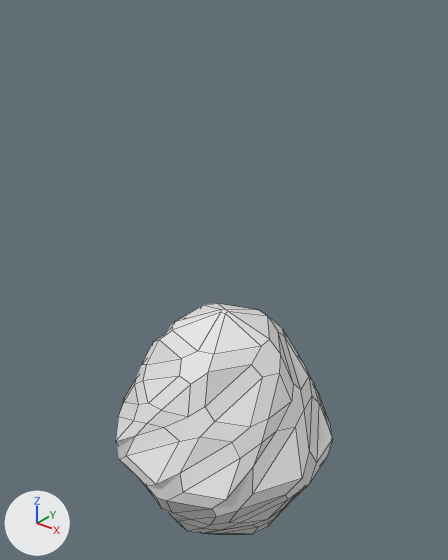
An edit to the FBX model Icebound Quest URP/Assets/_Icebound Cuest/Assets/Models/Scenery/Floating_Crystal.fbx, drawn before and after from the same camera.
The view is the same before and after, from a camera (50 mm lens) standing at (2.73, -3.41, 3.51) and looking at (-0.07, 0.09, 1.34). Every picture has the same lights, and +X, +Y and +Z are marked at lower left. Mesh edges are drawn as thin lines.

The first picture shows 'Floating_Crystal'.
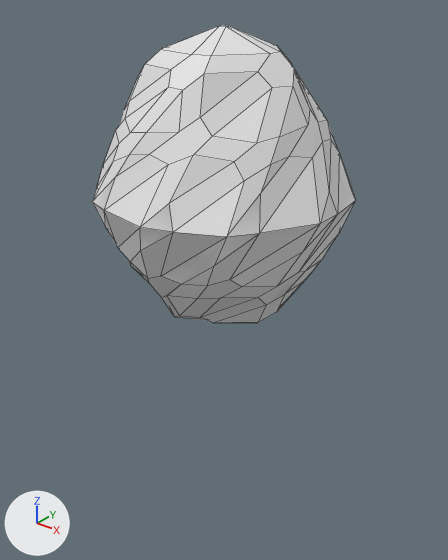
Changed parts and their boxes [x1, y1, x2, y2] in the pictures (448 x 560 px; the box of a moved part takes in the faces that stretch with it):
'Floating_Crystal', reshaped, moved (21% wider, 29% taller): before [115, 303, 333, 534]; after [92, 25, 356, 323]
part 1 of me_icosphere, moved or reshaped: before [115, 381, 333, 534]; after [92, 140, 356, 320]
part 2 of me_icosphere, surface changed: before [124, 303, 319, 534]; after [104, 25, 339, 323]

Diff of the bpy script that builds the scene:
```diff
--- a/Icebound Quest URP/Assets/_Icebound Cuest/Assets/Models/Scenery/Floating_Crystal.fbx.py
+++ b/Icebound Quest URP/Assets/_Icebound Cuest/Assets/Models/Scenery/Floating_Crystal.fbx.py
@@ me_icosphere @@
 # used by ob_floating_crystal; location = (0.0, 0.0, 0.0)
-me_icosphere.from_pydata(...)  # 240 vertices, 242 faces; spans x -0.94..0.95, y -0.94..0.95, z -1.06..1.12
+me_icosphere.from_pydata(...)  # 224 vertices, 243 faces; spans x -0.92..0.93, y -0.94..0.95, z -1.07..1.12
+# me_icosphere part 1
+# 53 vertices are removed from x -0.94..0.95, y -0.93..0.95, z -1.06..0.06
+# 99 faces are deleted
+# 2 vertices move from x -0.03..0.1, y -0.94..-0.92, z -0.06..0.06 to x 0.1, y -0.94, z 0.02
+# 37 vertices are added at x -0.92..0.93, y -0.87..0.95, z -1.07..0.02
+# 100 new faces join them
+# me_icosphere part 2: 143 kept faces spanning x -0.84..0.87, y -0.94..0.87, z -0.85..1.12 get new texture (UV) coordinates
 me_icosphere.materials.append(mat_stylized_ice)
@@ ob_floating_crystal @@
 ob_floating_crystal = bpy.data.objects.new('Floating_Crystal', me_icosphere)
-ob_floating_crystal.location = (0.0, 0.0, 0.0)
+ob_floating_crystal.location = (0.0, 0.0, 2.118)
```
